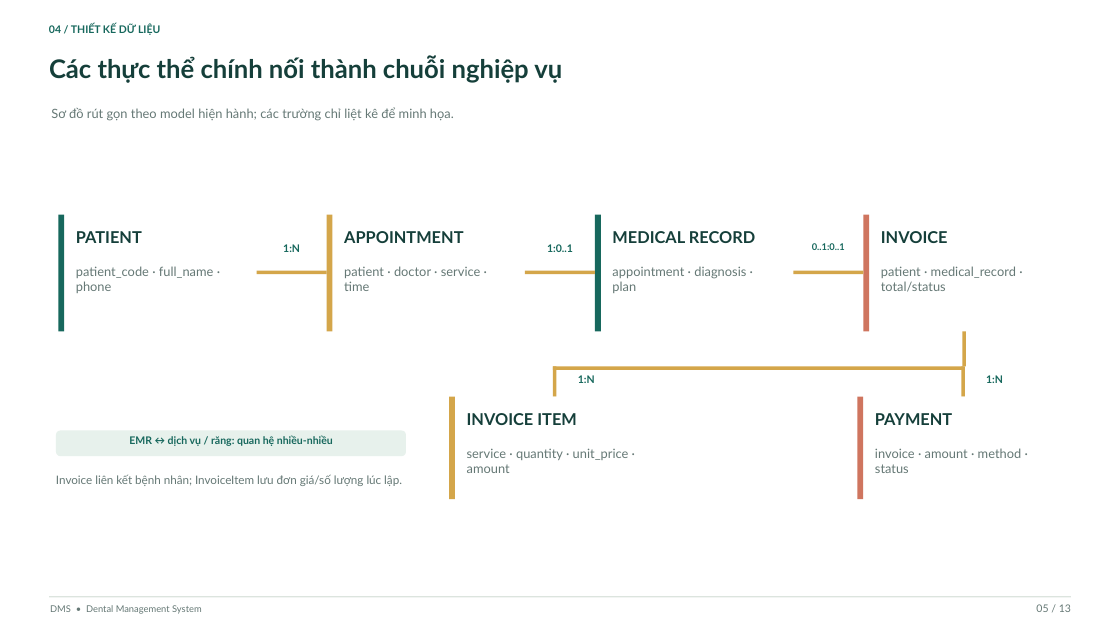
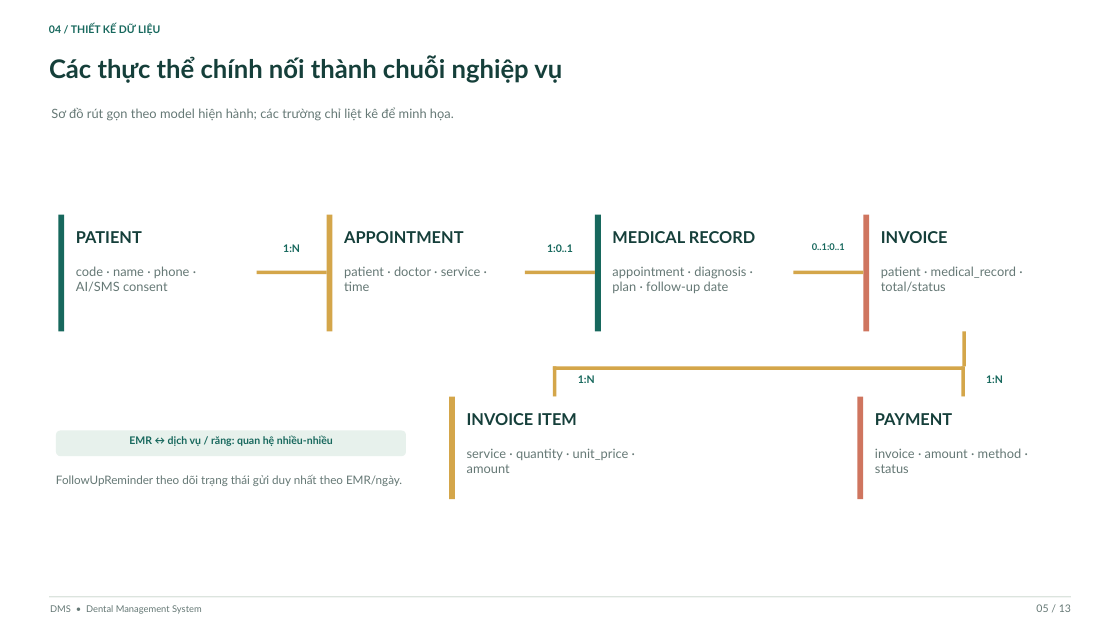
Before and after one commit to tuuyengb06/dental-clinic-system, a slide deck: slide 5 of docs/project-presentation.pptx. Drawn at 1120x630 pixels with LibreOffice and Linux fonts; fonts in the diff are those of the drawing. Boxes give left, top, right and bottom in pixels: in the first picture for what was removed or moved away, otherwise in the second. Text is boxed around its words. In the diff, an @@ line names an element or a change of style, - is before the commit and + after.

```diff
--- a/docs/project-presentation.pptx
+++ b/docs/project-presentation.pptx
@@ text at (76, 266, 190, 291): text changed @@
-patient_code · full_name · phone
+code · name · phone · AI/SMS consent
@@ text at (612, 266, 746, 293): text changed @@
-appointment · diagnosis · plan
+appointment · diagnosis · plan · follow-up date
@@ text at (56, 474, 402, 486): text changed @@
-Invoice liên kết bệnh nhân; InvoiceItem lưu đơn giá/số lượng lúc lập.
+FollowUpReminder theo dõi trạng thái gửi duy nhất theo EMR/ngày.
```
Also in this commit, not shown: 7 other slides changed, 21 other files.
